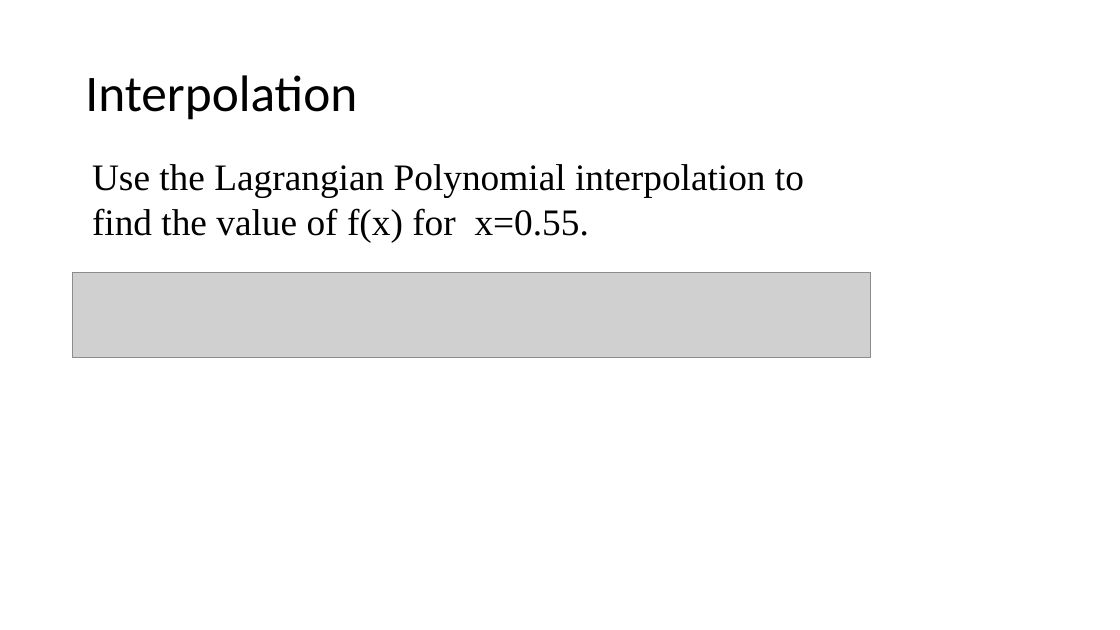
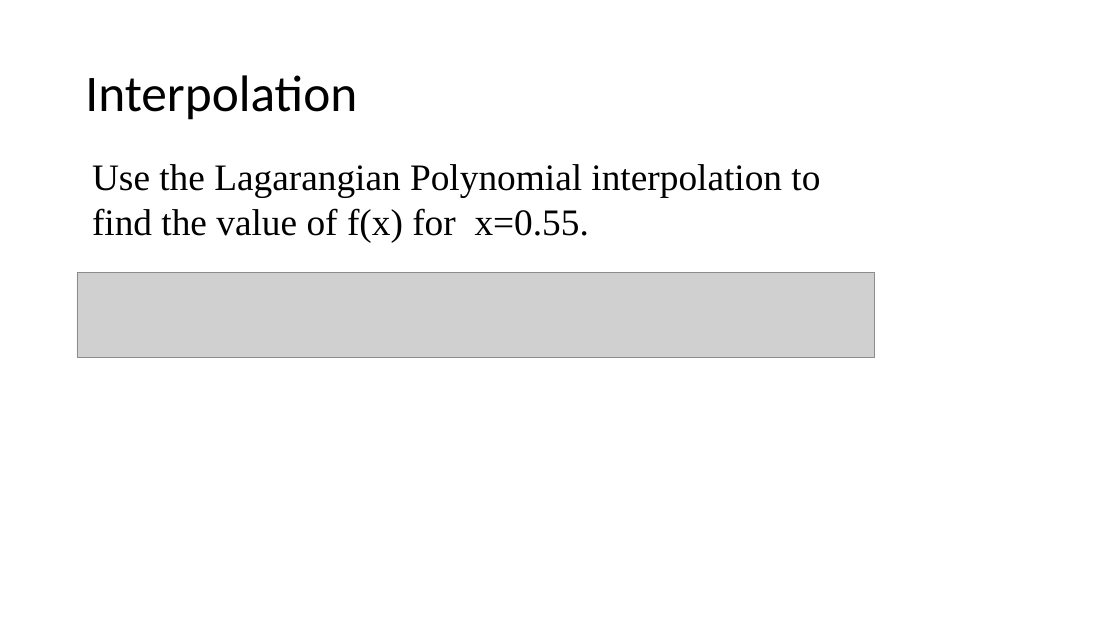
Before and after one commit to scarecrowyu/PHYS4150-2019, a slide deck: slide 5 of Tutorial_material/20190927/20190927.pptx. Drawn at 1120x630 pixels with LibreOffice and Linux fonts; fonts in the diff are those of the drawing; grey boxes stand for pictures. Boxes give left, top, right and bottom in pixels: in the first picture for what was removed or moved away, otherwise in the second. Text is boxed around its words. In the diff, an @@ line names an element or a change of style, - is before the commit and + after.

```diff
--- a/Tutorial_material/20190927/20190927.pptx
+++ b/Tutorial_material/20190927/20190927.pptx
@@ text at [92,164,820,242]: text changed @@
-Use the Lagrangian Polynomial interpolation to find the value of f(x) for x=0.55.
+Use the Lagarangian Polynomial interpolation to find the value of f(x) for x=0.55.
@@ picture: place and size @@
-picture at [72,272,870,358]
+picture at [77,272,875,358]
```
Also in this commit, not shown: 1 other slide changed, 4 other files.
